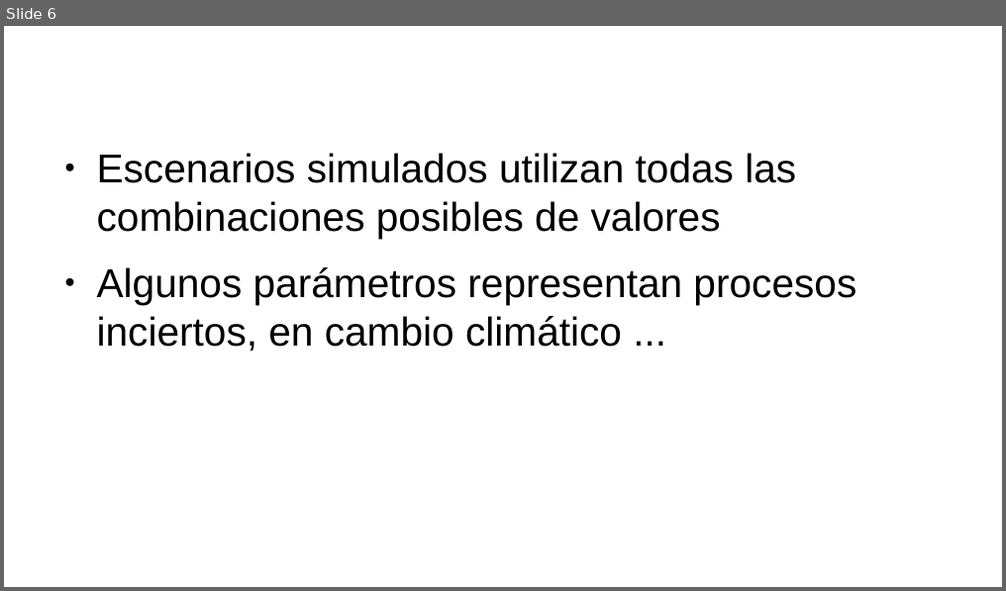
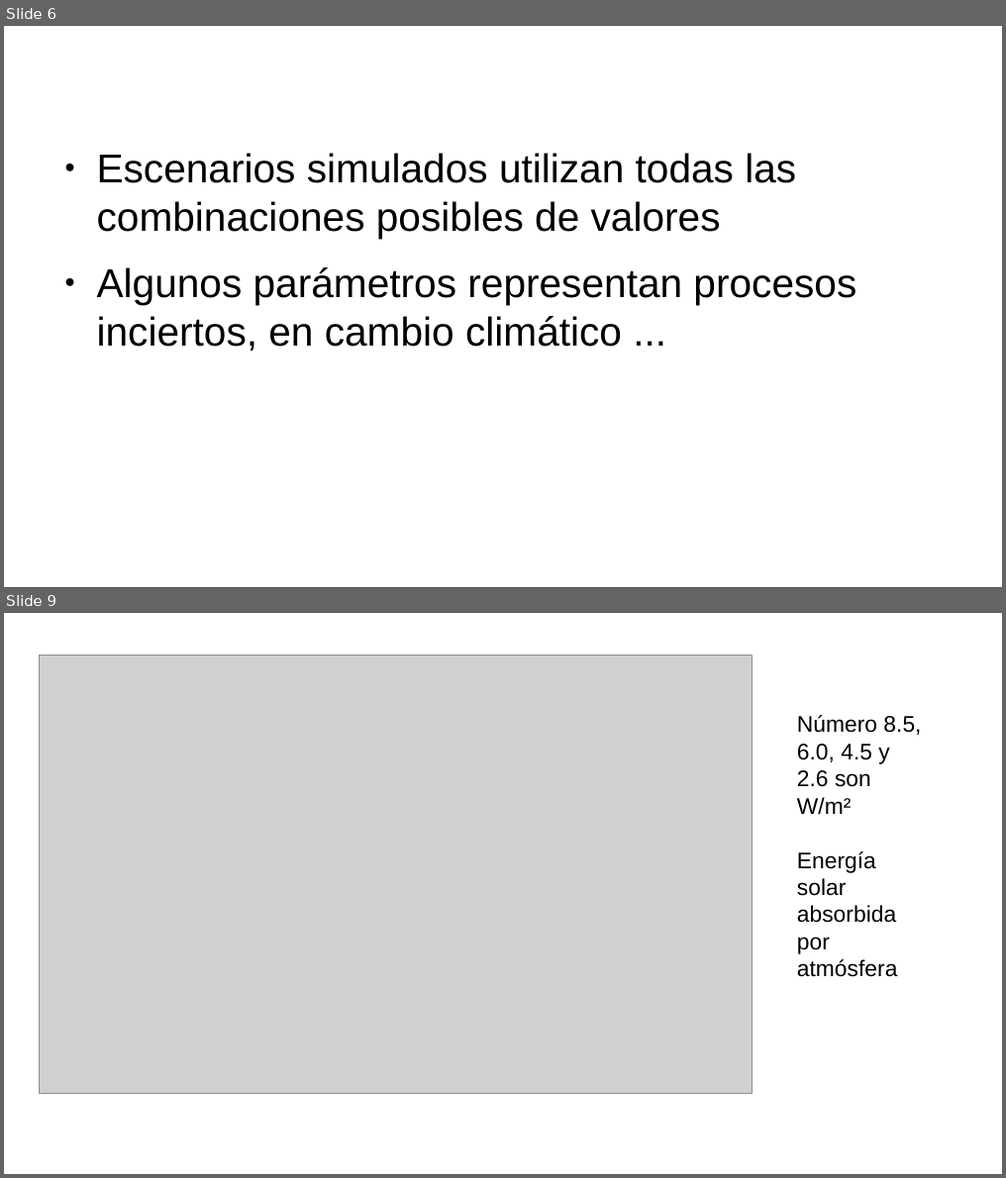
Before and after one commit to gerardommc/Ecologia-Teorica-II, a slide deck: Cambio-climatico/Escenarios.odp. Shown one above the other, each under a label of ours: slide 6 before the commit, slides 6 and 9 after it; the slides between them are not shown. The pictures are 1006x591 and 1006x1178 pixels, drawn with LibreOffice and Linux fonts; fonts in the diff are those of the drawing; grey boxes stand for pictures. Boxes give left, top, right and bottom in pixels: in the first picture for what was removed or moved away, otherwise in the second. Text is boxed around its words. In the diff, an @@ line names an element or a change of style, - is before the commit and + after.

```diff
--- a/Cambio-climatico/Escenarios.odp
+++ b/Cambio-climatico/Escenarios.odp
@@ slide 9 added at box(4, 613, 1002, 1174), background #FFFFFF @@
@@ picture added at box(40, 655, 752, 1094) @@
@@ text added at box(797, 715, 921, 977), 18 pt, text #000000 @@
+Número 8.5, 6.0, 4.5 y 2.6 son W/m²
+Energía solar absorbida por atmósfera
```
Also in this commit, not shown: 1 slide changed, 4 other slides added, 4 other files.
